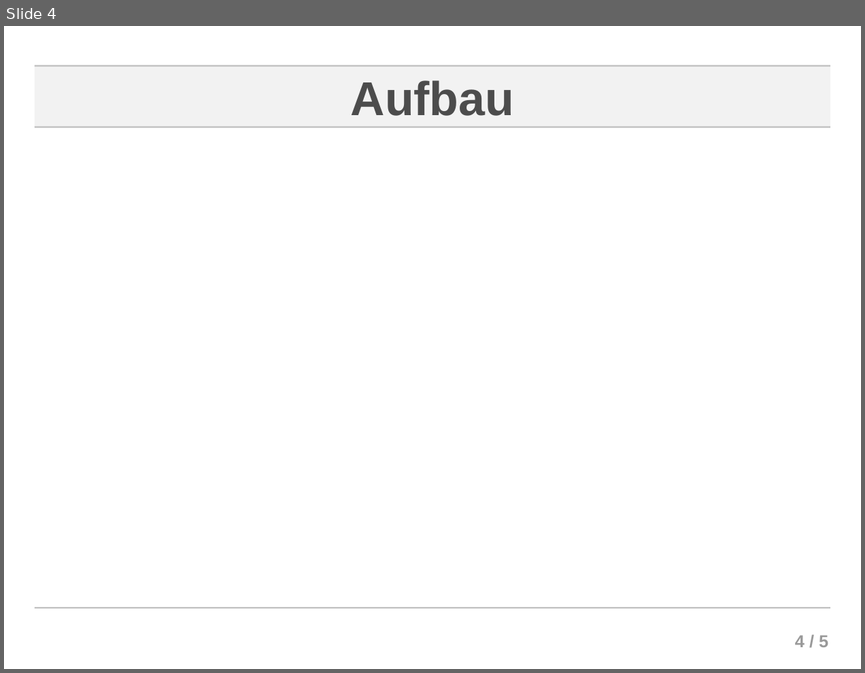
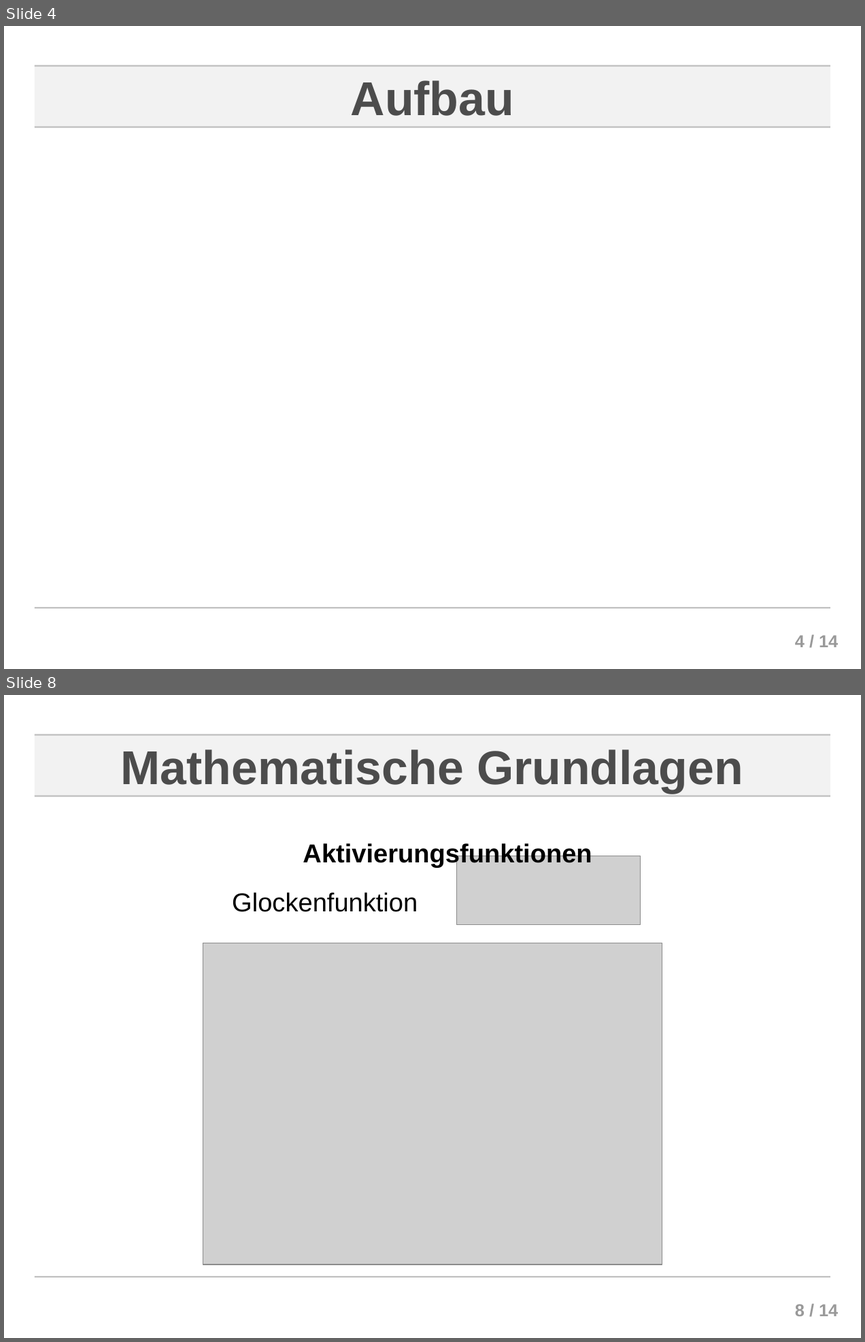
Before and after one commit to ChornHulio/Neuronale-Netze-Seminar, a slide deck: presentation/presentation.odp. Shown one above the other, each under a label of ours: slide 4 before the commit, slides 4 and 8 after it; the slides between them are not shown. The pictures are 865x673 and 865x1342 pixels, drawn with LibreOffice and Linux fonts; fonts in the diff are those of the drawing; grey boxes stand for pictures; background and template pictures are left out. Boxes give left, top, right and bottom in pixels: in the first picture for what was removed or moved away, otherwise in the second. Text is boxed around its words. In the diff, an @@ line names an element or a change of style, - is before the commit and + after.

```diff
--- a/presentation/presentation.odp
+++ b/presentation/presentation.odp
@@ slide 8 added at <box>4,695,861,1338</box>, background #FFFFFF; not listed: 5 template elements that a slide beside it also shows @@
@@ title added at <box>121,749,742,793</box>, 44 pt, text #4C4C4C, bold @@
+Mathematische Grundlagen
@@ text added at <box>303,843,592,868</box>, 24 pt, text #000000, bold @@
+Aktivierungsfunktionen
@@ picture added at <box>458,856,640,925</box> @@
@@ text added at <box>232,892,417,912</box>, 24 pt, text #000000 @@
+Glockenfunktion
@@ picture added at <box>203,943,662,1264</box> @@
@@ page number at <box>795,635,838,647</box>: text changed @@
-4 / 5
+4 / 14
```
Also in this commit, not shown: 9 other slides added, 1 slide removed.
